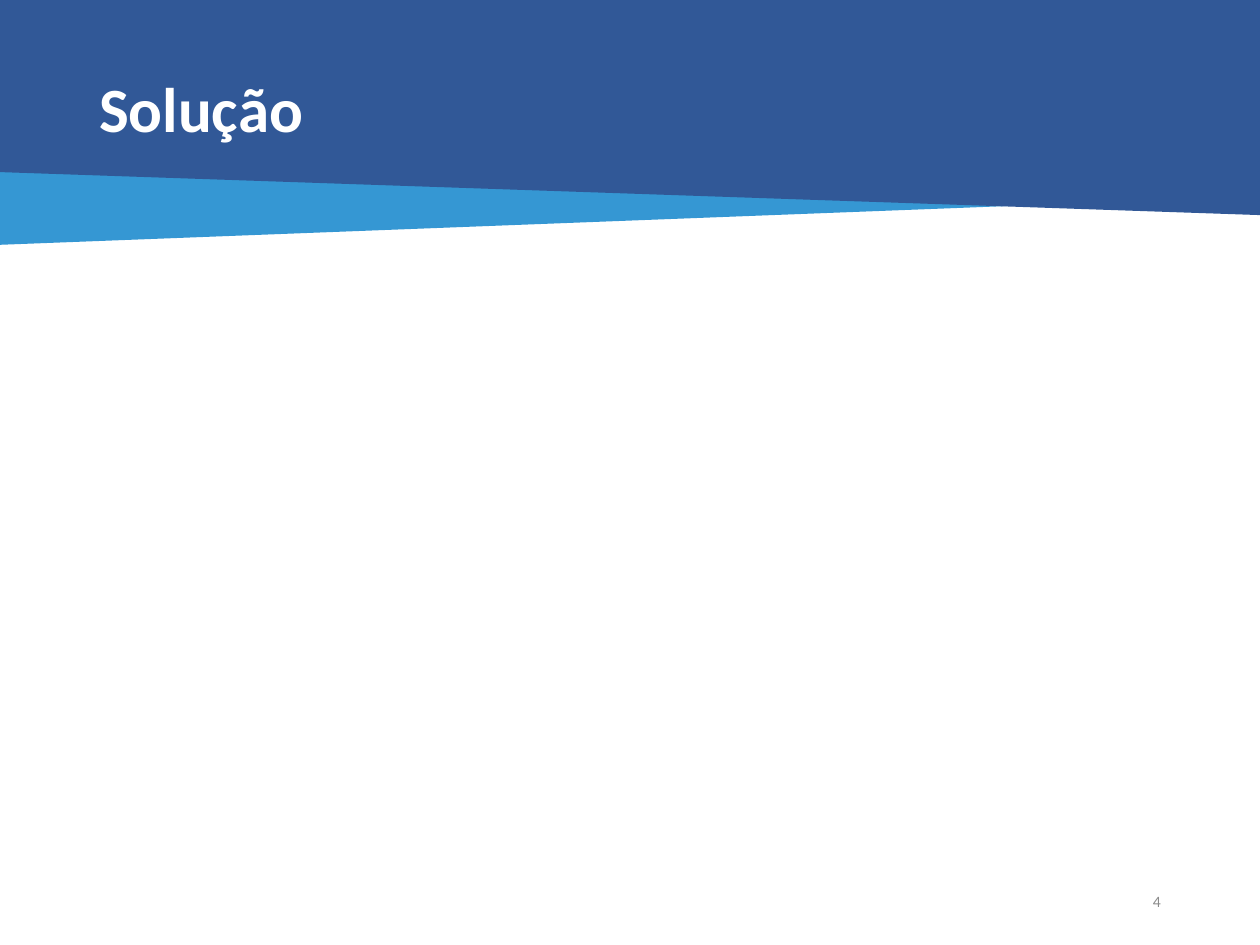
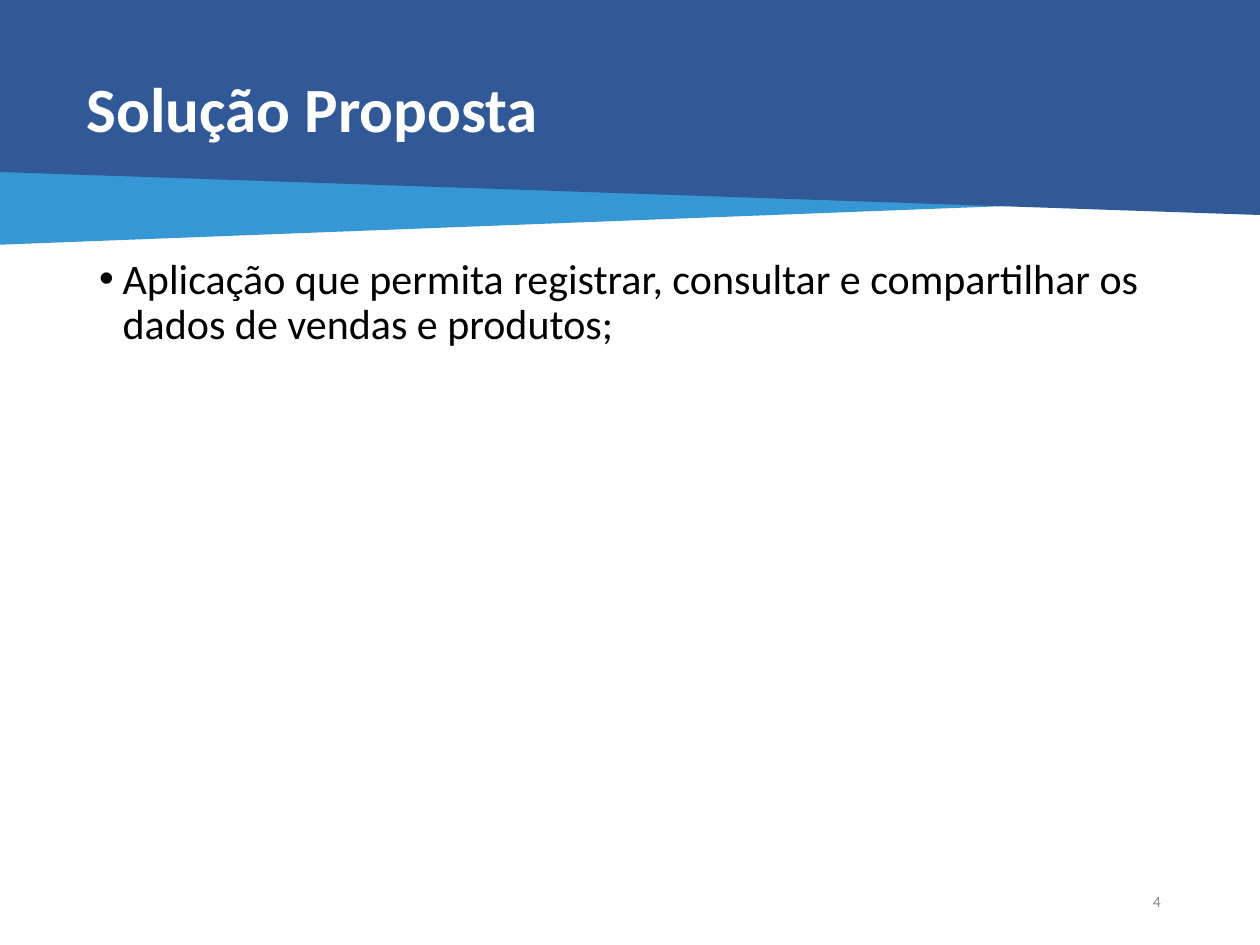
Before and after one commit to JohnAndante/tcc-project, a slide deck: slide 5 of Apresentação/TCC - Gerenciador de Vendas - Final.pptx. Drawn at 1260x945 pixels with LibreOffice and Linux fonts; fonts in the diff are those of the drawing. Boxes give left, top, right and bottom in pixels: in the first picture for what was removed or moved away, otherwise in the second. Text is boxed around its words. In the diff, an @@ line names an element or a change of style, - is before the commit and + after.

```diff
--- a/Apresentação/TCC - Gerenciador de Vendas - Final.pptx
+++ b/Apresentação/TCC - Gerenciador de Vendas - Final.pptx
@@ title at bbox=[87, 87, 538, 143]: text changed @@
-Solução
+Solução Proposta
@@ text added at bbox=[123, 264, 1139, 346], 24 pt, text #000000 @@
+• Aplicação que permita registrar, consultar e compartilhar os dados de vendas e produtos;
```
Also in this commit, not shown: 10 other slides changed, 1 slide added, 8 slides removed, 34 other files.
